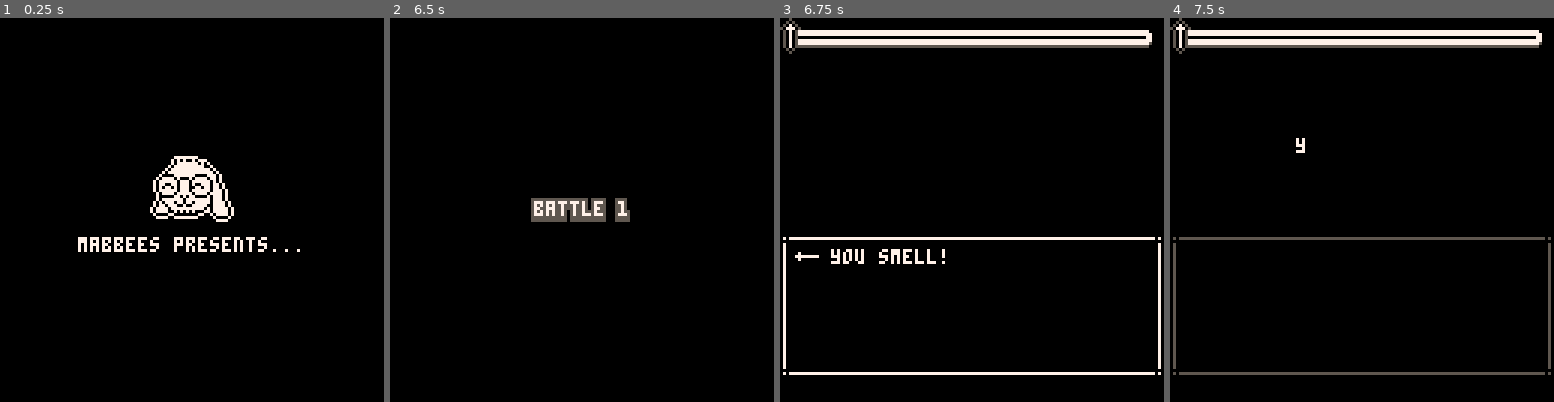
Above: before the commit, frames 1-4 (left to right).
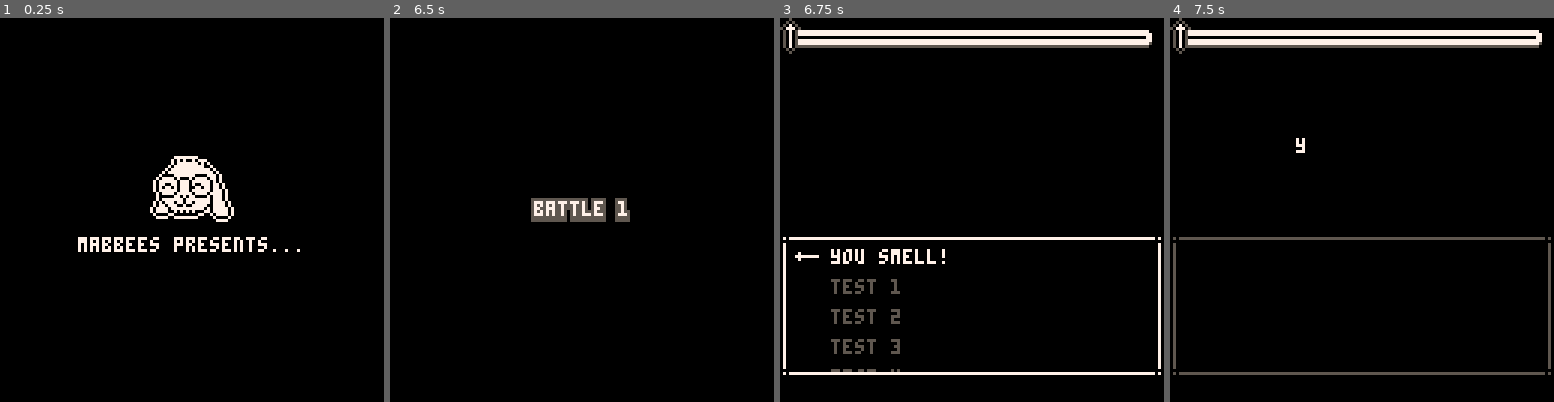
Above: after the commit, the same moments.

Repository: mkaemmerer/swordplay
Game: PICO-8 cartridge swordplay.p8
Two runs of this game, one before a commit and one after it. Both use one fixed random seed, a clock stepped at 60 frames per second and the inputs below.
Inputs:
- Up to frame 1 (0.25 s): no input
- Up to frame 2 (6.5 s): tap X (X key) at 0.33, 1.07, 1.85, 2.97, 4.08, 5.2, 6.32 s; tap O (Z key) at 0.7, 1.7, 2.1, 2.5, 2.9, 3.3, 3.7, 4.1, 4.5, 4.9, 5.3, 5.7, 6.1 s; hold Up 2.15-2.42 s; hold Down 3.63-3.97 s; hold Up 4.73-5.03 s; hold Down 5.73-6.03 s
- Up to frame 3 (6.75 s): tap O (Z key) at 6.5 s
- Up to frame 4 (7.5 s): tap O (Z key) at 6.9, 7.3 s; hold Up 7.18-7.45 s; tap X (X key) at 7.43 s

Frames 1-2 are identical in both runs. In frame 3, 0.9% of the frame differs, in the area x 13-32%, y 67-93%; in frame 4, nothing differs.

Commit message:
Add clipping

Diff:
--- a/swordplay.p8
+++ b/swordplay.p8
@@ -10,7 +10,6 @@
 --  story:
 --   - boss fight with innuendo
 --  ui: scroll for more opts?
---  ui: clip to box
 --  sfx: beep speak
 --  sfx: sword clash
 --  music: battle music
@@ -888,6 +887,13 @@
 	:size(w,h)
 end
 
+function ui_clip(c)
+	return ui.from_draw(function(x,y,w,h)
+		clip(x,y,w,h)
+		draw_ui(c, {x,y,w,h})
+		clip()
+	end)
+end
 
 -- layouts
 function ui_offset(c,dx,dy)
@@ -1565,7 +1571,8 @@
 		col == "dark"
 			and menu_box_dark
 			or  menu_box,
-		c:inset(4)
+		ui_clip(c:inset(3))
+			:inset(1),
 	})
 end
 
@@ -2057,7 +2064,12 @@
 }
 
 bad_insults = list.from_tbl({
-	"you smell!"
+	"you smell!",
+	"test 1",
+	"test 2",
+	"test 3",
+	"test 4",
+	"test 5",
 })
 bad_retorts = list.from_tbl({
 	"uh..."
